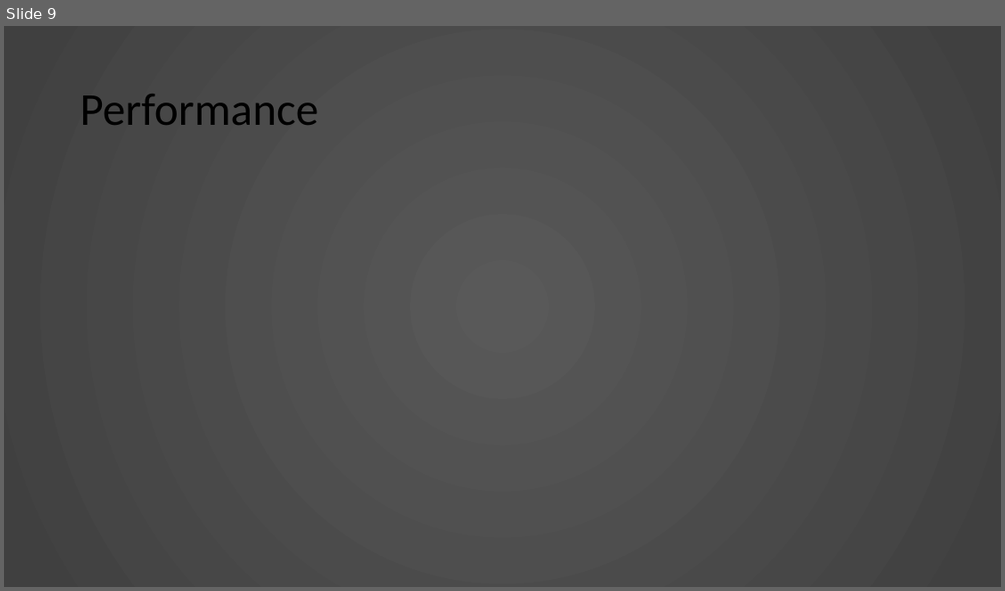
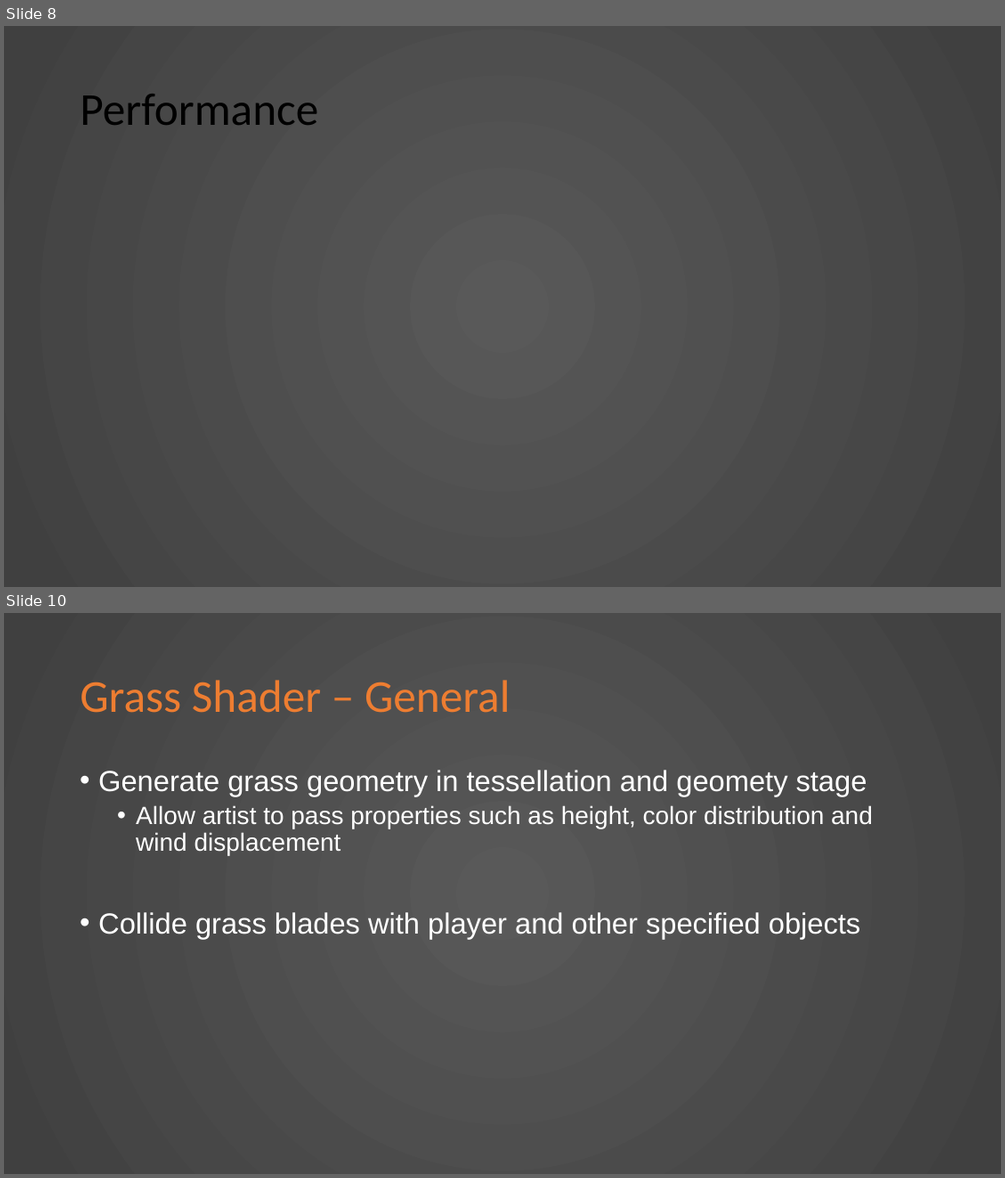
Before and after one commit to KnightTec/ShaderProject, a slide deck: Presentation.pptx. Shown one above the other, each under a label of ours: slide 9 before the commit, slides 8 and 10 after it; the slides between them are not shown. The pictures are 1005x591 and 1005x1178 pixels, drawn with LibreOffice and Linux fonts; fonts in the diff are those of the drawing. Boxes give left, top, right and bottom in pixels: in the first picture for what was removed or moved away, otherwise in the second. Text is boxed around its words. In the diff, an @@ line names an element or a change of style, - is before the commit and + after.

```diff
--- a/Presentation.pptx
+++ b/Presentation.pptx
@@ slide 10 added at (4,613,1001,1174), background gradient #595959 to #404040 @@
@@ title added at (80,680,510,713), 44 pt, text #ED7D31 @@
+Grass Shader – General
@@ text added at (98,770,873,939), 28 pt, text #FFFFFF @@
+• Generate grass geometry in tessellation and geomety stage
+  • Allow artist to pass properties such as height, color distribution and wind displacement
+• Collide grass blades with player and other specified objects
@@ what was slide 9 is now slide 8 @@
```
Also in this commit, not shown: 3 slides changed, 7 other slides added, 1 slide removed.
